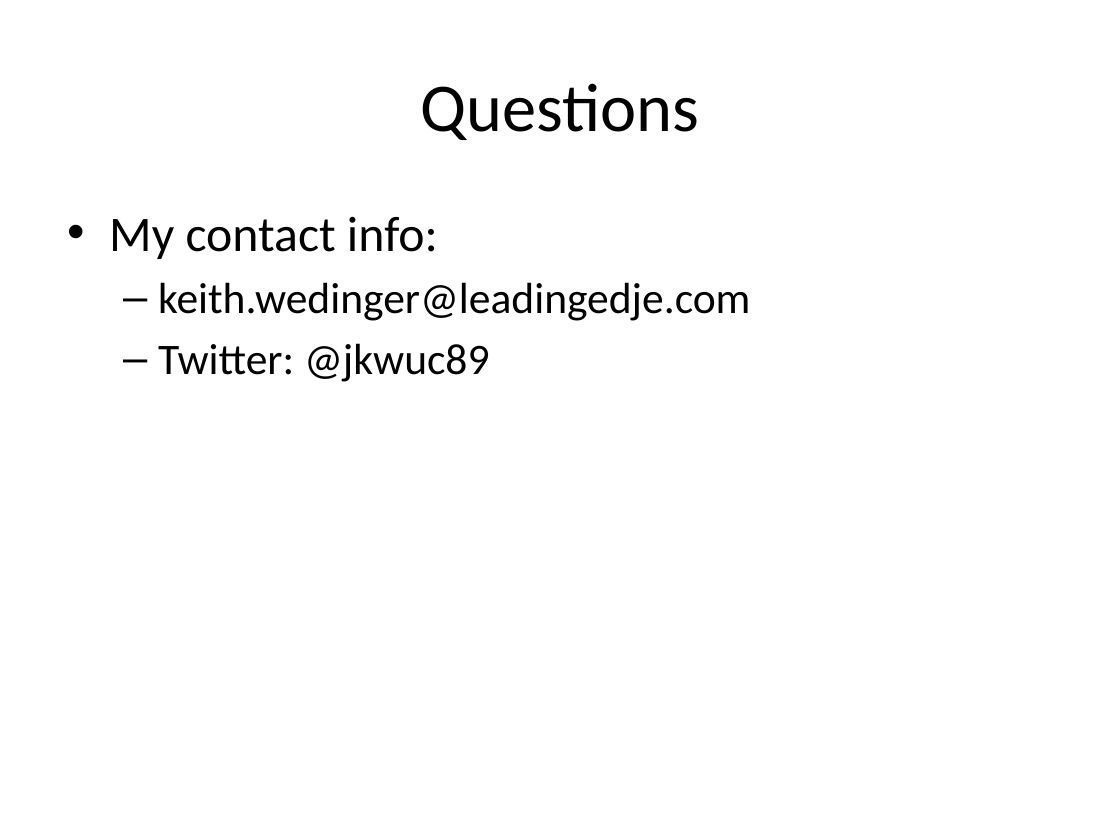
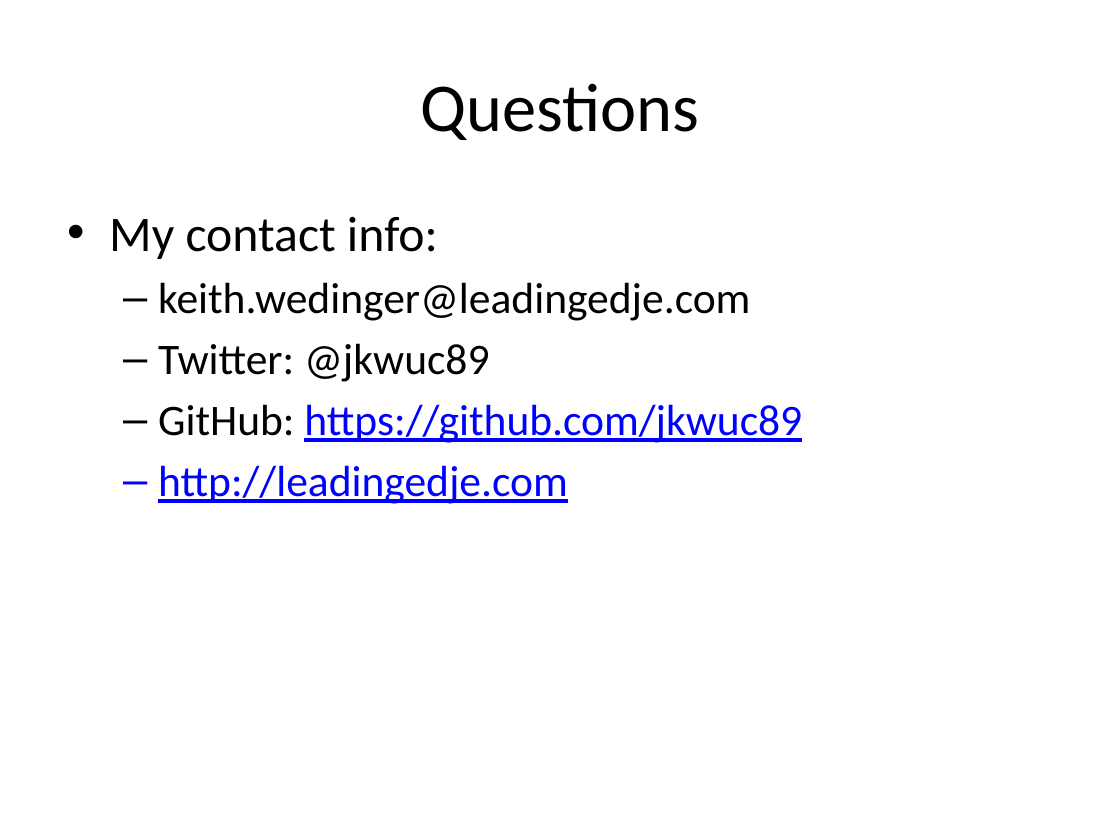
Before and after one commit to LeadingEDJE/MobilePushNotification, a slide deck: slide 23 of Implementing Push Notification in Android.pptx. Drawn at 1120x840 pixels with LibreOffice and Linux fonts; fonts in the diff are those of the drawing; background and template pictures are left out. Boxes give left, top, right and bottom in pixels: in the first picture for what was removed or moved away, otherwise in the second. Text is boxed around its words. In the diff, an @@ line names an element or a change of style, - is before the commit and + after.

```diff
--- a/Implementing Push Notification in Android.pptx
+++ b/Implementing Push Notification in Android.pptx
@@ text at [158,404,802,504]: paragraphs added @@
+  – GitHub: https://github.com/jkwuc89
+  – http://leadingedje.com
```
Also in this commit, not shown: 6 other slides changed.
